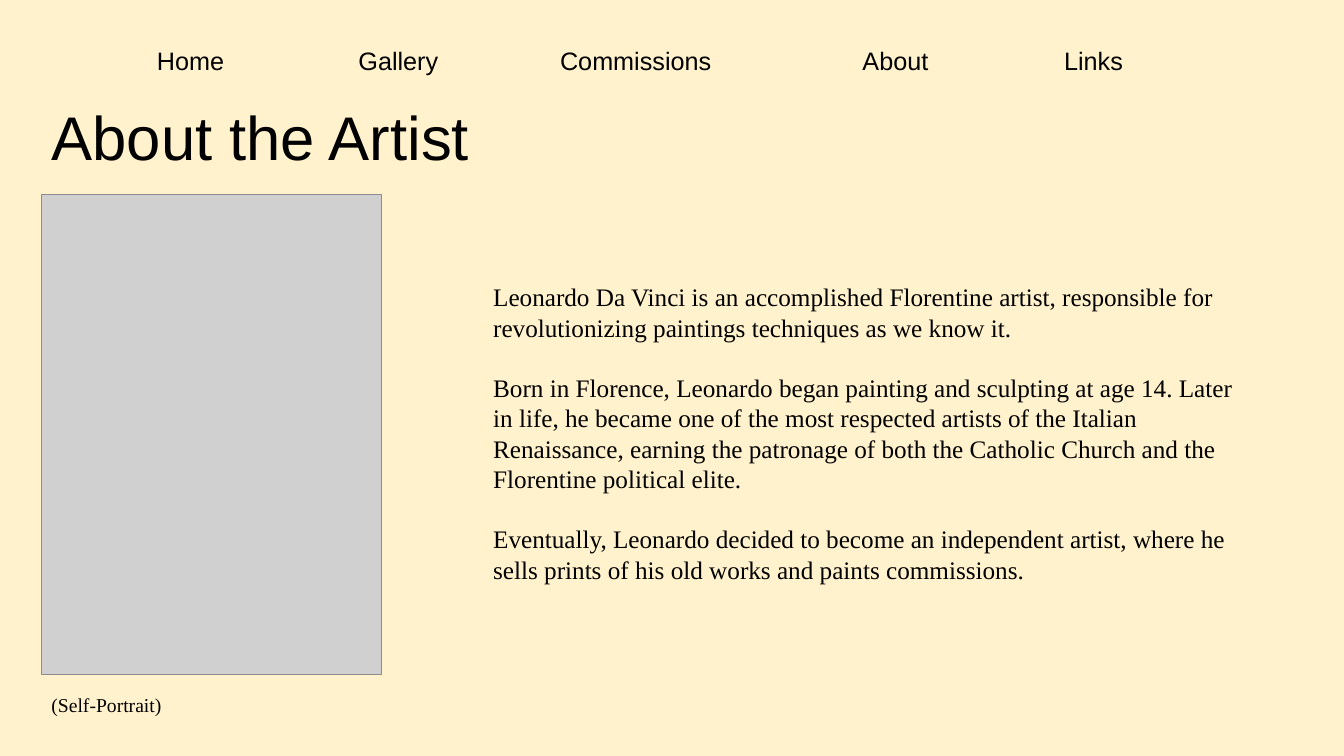
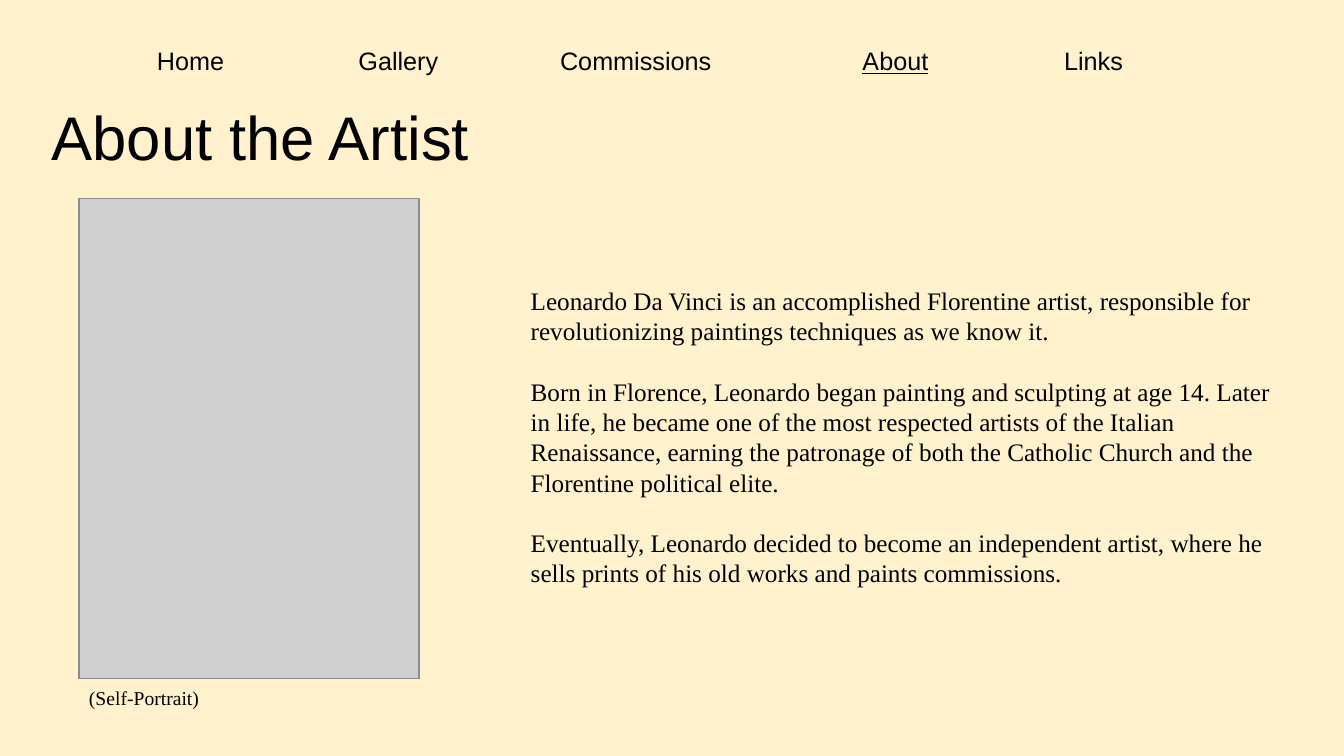
Before and after one commit to Clarkdf/343-f22-p1, a slide deck: slide 4 of design/CS343 - P1 Sketch Up.pptx. Drawn at 1344x756 pixels with LibreOffice and Linux fonts; fonts in the diff are those of the drawing; grey boxes stand for pictures. Boxes give left, top, right and bottom in pixels: in the first picture for what was removed or moved away, otherwise in the second. Text is boxed around its words. In the diff, an @@ line names an element or a change of style, - is before the commit and + after.

```diff
--- a/design/CS343 - P1 Sketch Up.pptx
+++ b/design/CS343 - P1 Sketch Up.pptx
@@ text "Home Gallery Commissions About Links" at (157, 51, 1123, 76): underline on in "About" @@
@@ picture: place and size @@
-picture at (41, 195, 381, 675)
+picture at (79, 199, 418, 679)
@@ text "Leonardo Da Vinci is an ...": place and size @@
-text "Leonardo Da Vinci is an ..." at (493, 288, 1232, 585)
+text "Leonardo Da Vinci is an ..." at (531, 292, 1269, 588)
@@ text "(Self-Portrait)": place and size @@
-text "(Self-Portrait)" at (51, 698, 161, 716)
+text "(Self-Portrait)" at (89, 691, 199, 709)
```
Also in this commit, not shown: 4 other slides changed, 1 slide added, 3 other files.
